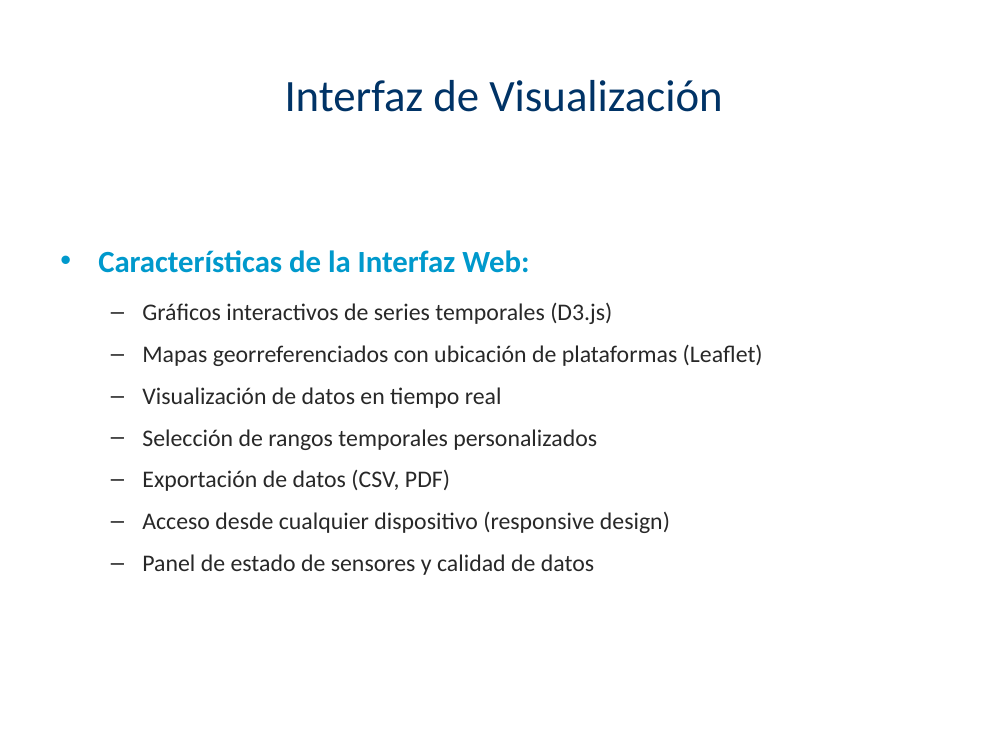
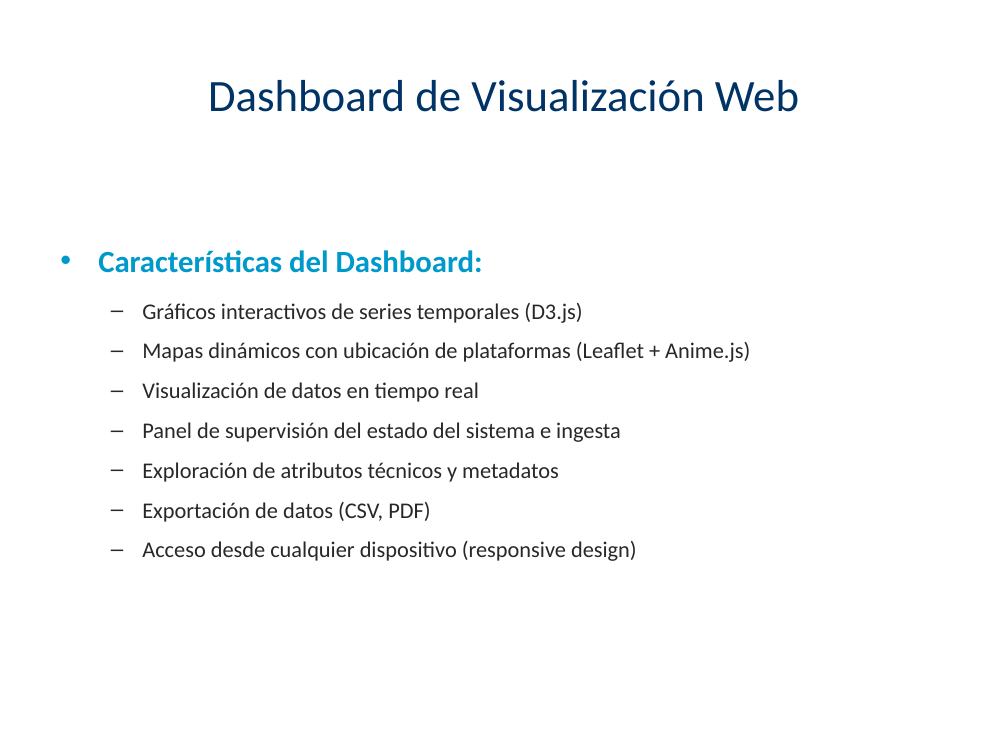
Before and after one commit to pablo27207/services, a slide deck: slide 12 of Presentacion_OOGSJ_XIIJNCM.pptx (slide 10 before the commit). Drawn at 1008x756 pixels with LibreOffice and Linux fonts; fonts in the diff are those of the drawing. Boxes give left, top, right and bottom in pixels: in the first picture for what was removed or moved away, otherwise in the second. Text is boxed around its words. In the diff, an @@ line names an element or a change of style, - is before the commit and + after.

```diff
--- a/Presentacion_OOGSJ_XIIJNCM.pptx
+++ b/Presentacion_OOGSJ_XIIJNCM.pptx
@@ title at bbox=[208, 80, 799, 112]: text changed @@
-Interfaz de Visualización
+Dashboard de Visualización Web
@@ text at bbox=[98, 250, 483, 273]: text changed @@
-• Características de la Interfaz Web:
+• Características del Dashboard:
@@ text at bbox=[142, 303, 637, 561]: size 17 to 16 pt in "Gráficos interactivos de series temporales (D3.js)", "Visualización de datos en tiempo real", "Exportación de datos (CSV, PDF)", "Acceso desde cualquier dispositivo (responsive design)" @@
@@ text at bbox=[142, 342, 750, 362]: text changed; size 17 to 16 pt @@
-  – Mapas georreferenciados con ubicación de plataformas (Leaflet)
+  – Mapas dinámicos con ubicación de plataformas (Leaflet + Anime.js)
@@ text at bbox=[142, 422, 621, 482]: text changed; size 17 to 16 pt @@
-  – Selección de rangos temporales personalizados
+  – Panel de supervisión del estado del sistema e ingesta
+  – Exploración de atributos técnicos y metadatos
@@ text at bbox=[142, 554, 594, 575]: paragraph removed @@
-  – Panel de estado de sensores y calidad de datos
```
Also in this commit, not shown: 11 other slides changed, 3 slides added, 2 slides removed, 1 other file.
